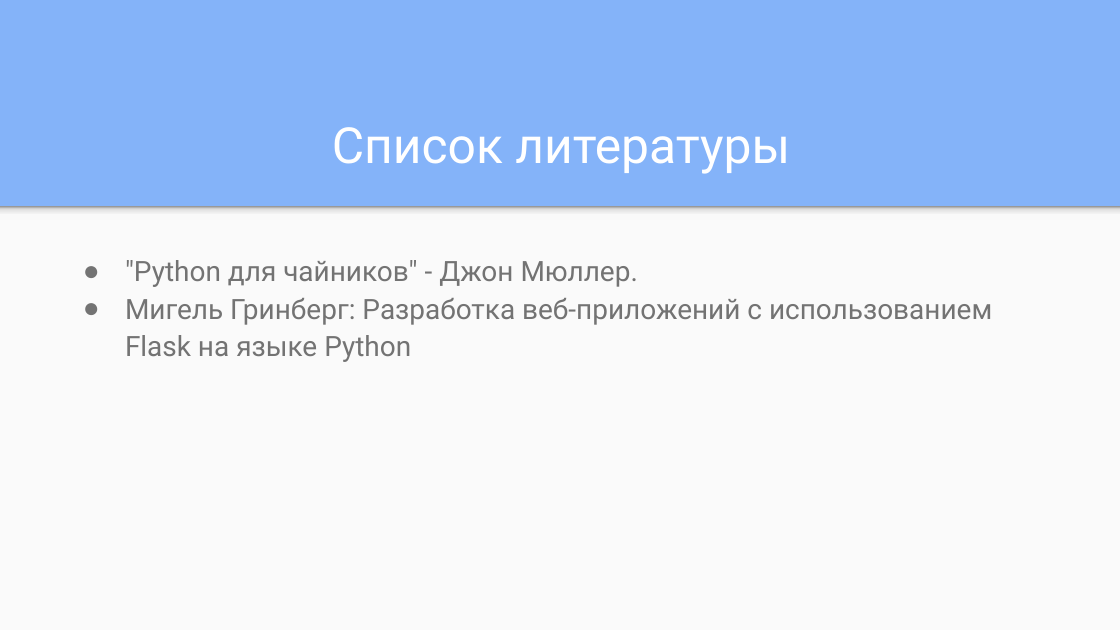
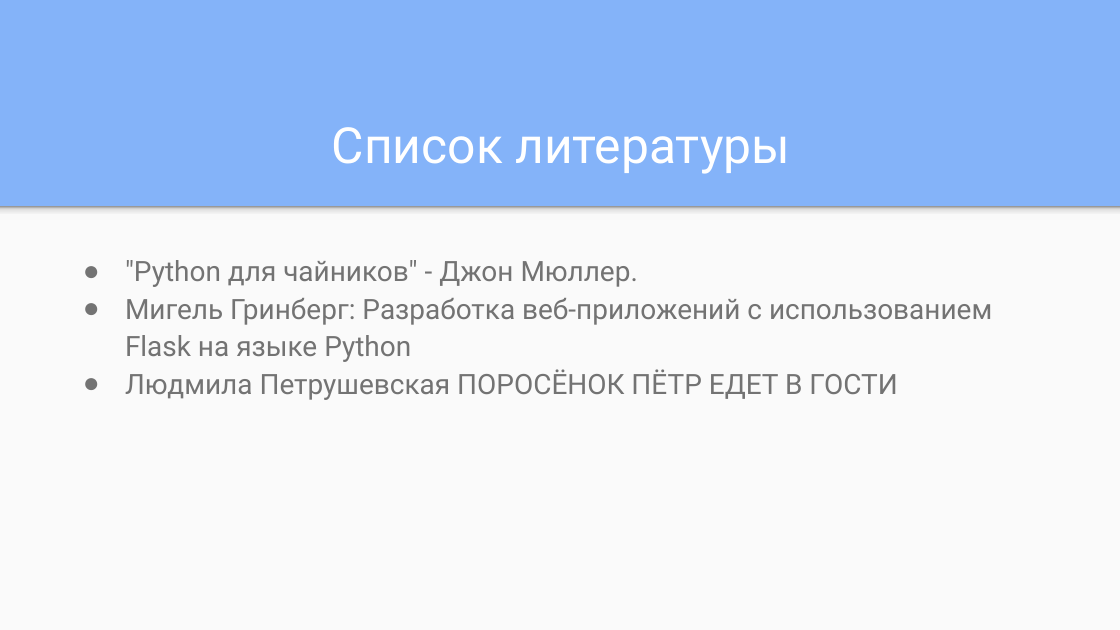
Before and after one commit to BearForesterSmallBeef/TeacherAndParent, a slide deck: slide 23 of materials/presentation/presentation.pptx. Drawn at 1120x630 pixels with LibreOffice and Linux fonts; fonts in the diff are those of the drawing. Boxes give left, top, right and bottom in pixels: in the first picture for what was removed or moved away, otherwise in the second. Text is boxed around its words. In the diff, an @@ line names an element or a change of style, - is before the commit and + after.

Commit message:
update presentation. redesign consultation edit buttons.

```diff
--- a/materials/presentation/presentation.pptx
+++ b/materials/presentation/presentation.pptx
@@ text at [125, 369, 897, 400]: paragraph added @@
+● Людмила Петрушевская ПОРОСЁНОК ПЁТР ЕДЕТ В ГОСТИ
```
Also in this commit, not shown: 1 other file.
